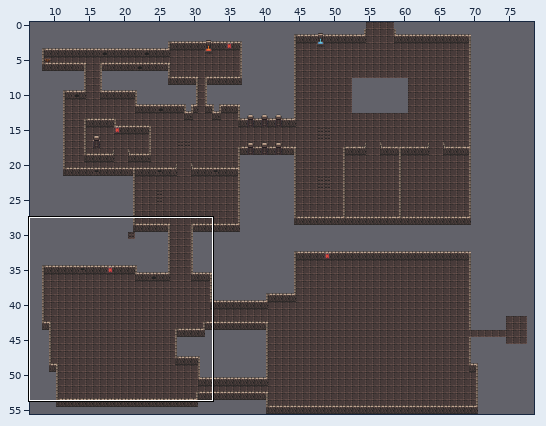
Tiled map, stored at demon_ruin.tmx. The picture above shows the old version from afar; the outline marks the close-up.
Close-up. As it was:
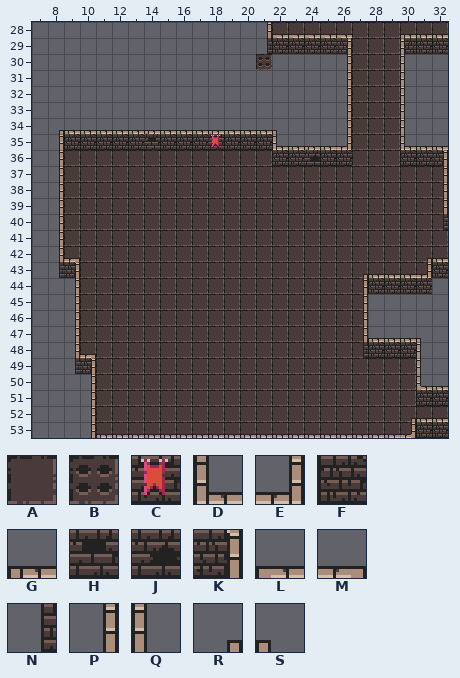
Cells are 16x16 px. Shown: x 7..32, y 28..53. The commit also changed other parts of the map, which this record leaves out.
Key: from "titleset": A 0, B 9, C 15, D 19, E 20, F 21, G 25, H 43, J 44, K 48, L 49, M 50, N 54, P 56, Q 57, R 58, S 59.
_ is an empty cell, # one hidden under a higher layer.
Layer "floor" before, first column x 7:
28 _______________AAAAAAAAAAA
29 _______________#####AAA###
30 ______________B_____AAA___
31 ____________________AAA___
32 ____________________AAA___
33 ____________________AAA___
34 ____________________AAA___
35 ____________________AAA___
36 __AAAAAAAAAAAAA_____AAA___
37 __AAAAAAAAAAAAAAAAAAAAAAAA
38 __AAAAAAAAAAAAAAAAAAAAAAAA
39 __AAAAAAAAAAAAAAAAAAAAAAAA
40 __AAAAAAAAAAAAAAAAAAAAAAAA
41 __AAAAAAAAAAAAAAAAAAAAAAAA
42 __AAAAAAAAAAAAAAAAAAAAAAAA
43 __#AAAAAAAAAAAAAAAAAAAAAA#
44 ___AAAAAAAAAAAAAAAAAA####_
45 ___AAAAAAAAAAAAAAAAAA_____
46 ___AAAAAAAAAAAAAAAAAA_____
47 ___AAAAAAAAAAAAAAAAAA_____
48 ___AAAAAAAAAAAAAAAAAA_____
49 ___#AAAAAAAAAAAAAAAAAAAA__
50 ____AAAAAAAAAAAAAAAAAAAA__
51 ____AAAAAAAAAAAAAAAAAAAA__
52 ____AAAAAAAAAAAAAAAAAAAAAA
53 ____AAAAAAAAAAAAAAAAAAAA__
Layer "wall" before, first column x 7:
32 ___________________P_
33 ___________________P_
34 _RGGGGGGGGGGGGGS___P_
35 _PFFFFFHFFFCFFFDGGGE_
36 _P_____________FFJFF_
37 _P___________________
38 _P___________________
39 _P___________________
40 _P___________________
41 _P___________________
42 _PM__________________
43 _NK_________________R
44 __P_________________P
45 __P_________________P
46 __P_________________P
47 __P_________________P
48 __PM________________N
49 __NK_________________
The same view after the edit:
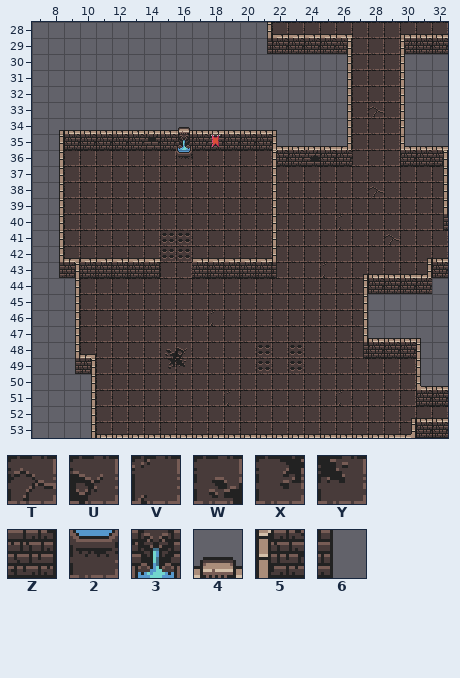
Further tiles: from "titleset": T 1, U 3, V 4, W 5, X 6, Y 7, Z 22, 2 28, 3 34, 4 40, 5 47, 6 55.
From old to new:
Layer "floor":
y 30: x 21 B -> _
y 33: x 28 A -> T
y 36: x 16 A -> 2
y 38: x 28 A -> T
y 40: x 26 A -> V
y 41: x 15..16 AA -> BB; x 29 A -> T
y 42: x 15..16 AA -> BB
y 43: x 25 A -> V
y 46: x 18 A -> V
y 48: x 15..16 AA -> WU; x 21 A -> B; x 23 A -> B
y 49: x 15..16 AA -> XY; x 21 A -> B; x 23 A -> B
y 51: x 19 A -> V; x 26 A -> V
Layer "wall":
y 34: x 16 G -> 4
y 35: x 16 F -> 3
y 36: x 22 F -> 5
y 37..41: x 22 _ -> Q
y 42: x 10..14 _____ -> LLLLL; x 17..22 ______ -> LLLLLQ
y 43: x 10..14 _____ -> ZZZZZ; x 17..22 ______ -> ZZZZZ6
